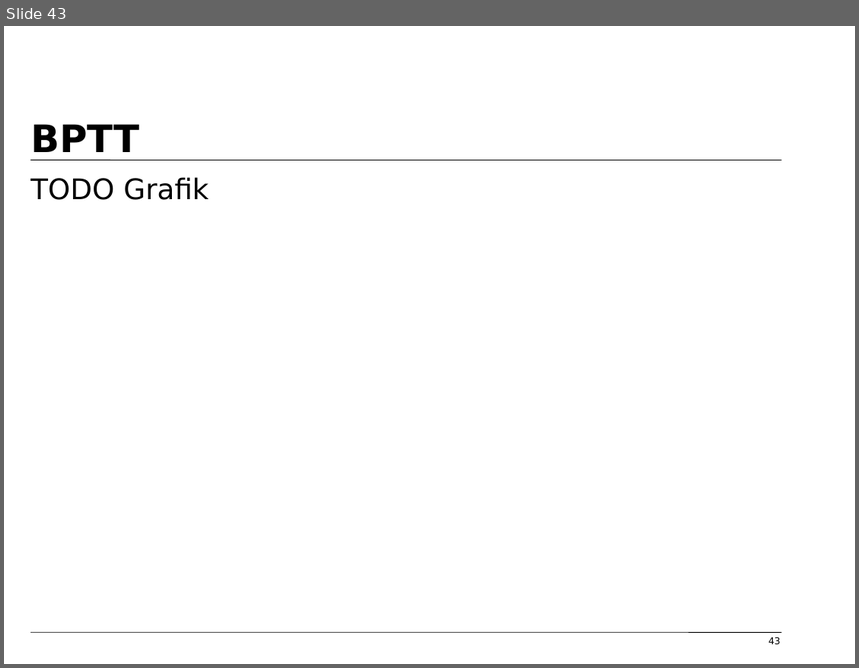
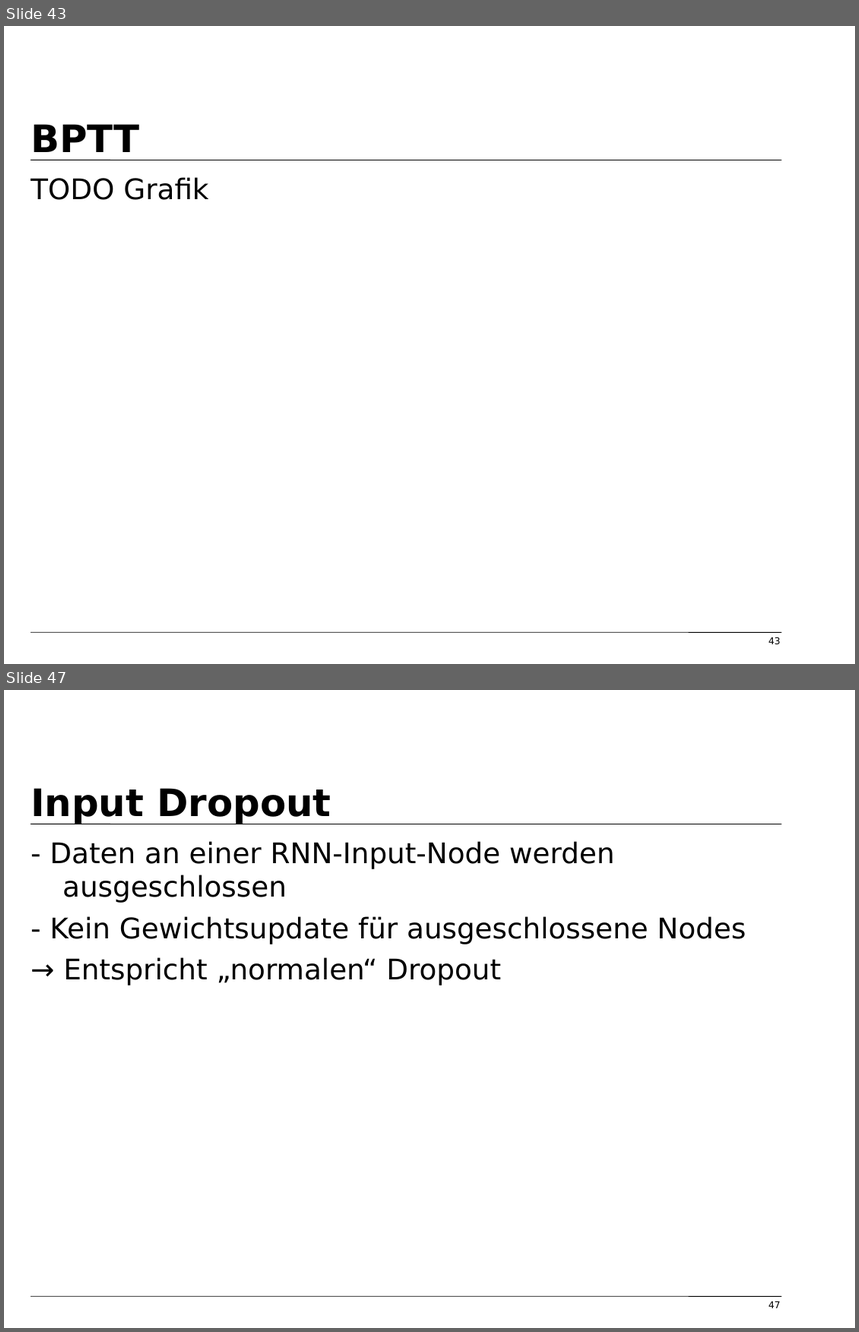
Before and after one commit to tfassbender/deep_learning_team_rnn, a slide deck: vorlesung/vorlesung_rnn_tobias_marvin.odp. Shown one above the other, each under a label of ours: slide 43 before the commit, slides 43 and 47 after it; the slides between them are not shown. The pictures are 859x668 and 859x1332 pixels, drawn with LibreOffice and Linux fonts; fonts in the diff are those of the drawing; background and template pictures are left out. Boxes give left, top, right and bottom in pixels: in the first picture for what was removed or moved away, otherwise in the second. Text is boxed around its words. In the diff, an @@ line names an element or a change of style, - is before the commit and + after.

Commit message:
Added Dropout for RNNs

```diff
--- a/vorlesung/vorlesung_rnn_tobias_marvin.odp
+++ b/vorlesung/vorlesung_rnn_tobias_marvin.odp
@@ slide 47 added at [4, 690, 855, 1328], background #FFFFFF; not listed: 2 template elements that a slide beside it also shows @@
@@ title added at [31, 788, 331, 825], 32 pt, text #000000, bold @@
+Input Dropout
@@ text added at [50, 841, 747, 985], 24 pt, text #000000 @@
+- Daten an einer RNN-Input-Node werden ausgeschlossen
+- Kein Gewichtsupdate für ausgeschlossene Nodes
+→ Entspricht „normalen“ Dropout
@@ page number added at [769, 1302, 781, 1309], 8 pt, text #000000 @@
+47
```
Also in this commit, not shown: 4 slides changed, 3 other slides added, 1 other file.
